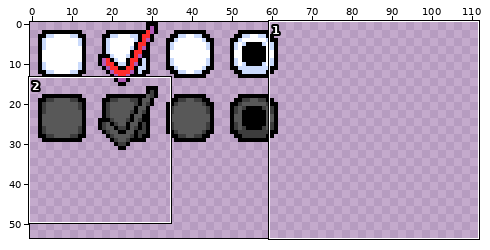
Sprite sheet -- Sprites/Editor/Theme.png. Above, an overview of the earlier version with the close-up marked.
Close-up. The starting point:
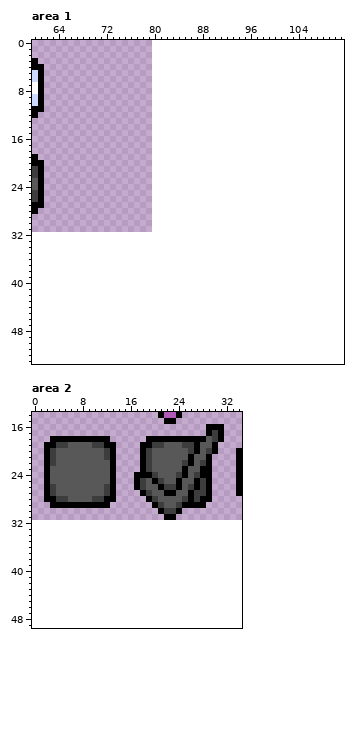
The file is 80x32 pixels. Shown: area 1: x 60..111, y 0..53; area 2: x 0..34, y 14..49. The old version is drawn lined up with the new one, on the new canvas. The wide view leaves out empty margins.
After:
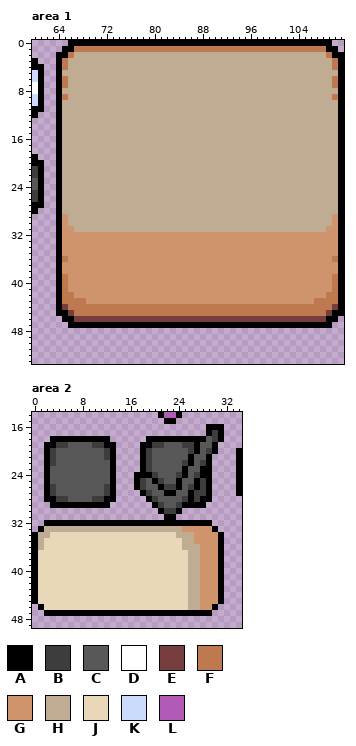
Palette (. is transparent): A #000000  B #3d3d3d  C #585858  D #ffffff  E #763e3e  F #be7a4e  G #d0946d  H #c0ab93  J #e9d8b7  K #cbdbfc  L #b15ab6
What changed:
canvas 80x32 -> 112x64
--- area 1
@@ x 60..111 @@
- 0 ....................................................
- 1 ....................................................
- 2 ....................................................
- 3 A...................................................
- 4 AA..................................................
- 5 KA..................................................
- 6 KA..................................................
- 7 DA..................................................
- 8 DA..................................................
- 9 KA..................................................
-10 KA..................................................
-11 AA..................................................
-12 A...................................................
-13 ....................................................
-14 ....................................................
-15 ....................................................
-16 ....................................................
-17 ....................................................
-18 ....................................................
-19 A...................................................
-20 AA..................................................
-21 BA..................................................
-22 BA..................................................
-23 CA..................................................
-24 CA..................................................
-25 BA..................................................
-26 BA..................................................
-27 AA..................................................
-28 A...................................................
-29 ....................................................
-30 ....................................................
-31 ....................................................
-32 ....................................................
-33 ....................................................
-34 ....................................................
-35 ....................................................
-36 ....................................................
-37 ....................................................
-38 ....................................................
-39 ....................................................
-40 ....................................................
-41 ....................................................
-42 ....................................................
-43 ....................................................
-44 ....................................................
-45 ....................................................
-46 ....................................................
-47 ....................................................
+ 0 ......AAAAAAAAAAAAAAAAAAAAAAAAAAAAAAAAAAAAAAAAAAAA..
+ 1 .....AAFFFFFFFFFFFFFFFFFFFFFFFFFFFFFFFFFFFFFFFFFFAA.
+ 2 ....AAFHHHHHHHHHHHHHHHHHHHHHHHHHHHHHHHHHHHHHHHHHHFAA
+ 3 A...AFHHHHHHHHHHHHHHHHHHHHHHHHHHHHHHHHHHHHHHHHHHHHFA
+ 4 AA..AFHHHHHHHHHHHHHHHHHHHHHHHHHHHHHHHHHHHHHHHHHHHHFA
+ 5 KA..AHHHHHHHHHHHHHHHHHHHHHHHHHHHHHHHHHHHHHHHHHHHHHHA
+ 6 KA..AFHHHHHHHHHHHHHHHHHHHHHHHHHHHHHHHHHHHHHHHHHHHHFA
+ 7 DA..AFHHHHHHHHHHHHHHHHHHHHHHHHHHHHHHHHHHHHHHHHHHHHFA
+ 8 DA..AHHHHHHHHHHHHHHHHHHHHHHHHHHHHHHHHHHHHHHHHHHHHHHA
+ 9 KA..AFHHHHHHHHHHHHHHHHHHHHHHHHHHHHHHHHHHHHHHHHHHHHFA
+10 KA..AHHHHHHHHHHHHHHHHHHHHHHHHHHHHHHHHHHHHHHHHHHHHHHA
+11 AA..AHHHHHHHHHHHHHHHHHHHHHHHHHHHHHHHHHHHHHHHHHHHHHHA
+12 A...AHHHHHHHHHHHHHHHHHHHHHHHHHHHHHHHHHHHHHHHHHHHHHHA
+13 ....AHHHHHHHHHHHHHHHHHHHHHHHHHHHHHHHHHHHHHHHHHHHHHHA
+14 ....AHHHHHHHHHHHHHHHHHHHHHHHHHHHHHHHHHHHHHHHHHHHHHHA
+15 ....AHHHHHHHHHHHHHHHHHHHHHHHHHHHHHHHHHHHHHHHHHHHHHHA
+16 ....AHHHHHHHHHHHHHHHHHHHHHHHHHHHHHHHHHHHHHHHHHHHHHHA
+17 ....AHHHHHHHHHHHHHHHHHHHHHHHHHHHHHHHHHHHHHHHHHHHHHHA
+18 ....AHHHHHHHHHHHHHHHHHHHHHHHHHHHHHHHHHHHHHHHHHHHHHHA
+19 A...AHHHHHHHHHHHHHHHHHHHHHHHHHHHHHHHHHHHHHHHHHHHHHHA
+20 AA..AHHHHHHHHHHHHHHHHHHHHHHHHHHHHHHHHHHHHHHHHHHHHHHA
+21 BA..AHHHHHHHHHHHHHHHHHHHHHHHHHHHHHHHHHHHHHHHHHHHHHHA
+22 BA..AHHHHHHHHHHHHHHHHHHHHHHHHHHHHHHHHHHHHHHHHHHHHHHA
+23 CA..AHHHHHHHHHHHHHHHHHHHHHHHHHHHHHHHHHHHHHHHHHHHHHHA
+24 CA..AHHHHHHHHHHHHHHHHHHHHHHHHHHHHHHHHHHHHHHHHHHHHHHA
+25 BA..AHHHHHHHHHHHHHHHHHHHHHHHHHHHHHHHHHHHHHHHHHHHHHHA
+26 BA..AHHHHHHHHHHHHHHHHHHHHHHHHHHHHHHHHHHHHHHHHHHHHHHA
+27 AA..AHHHHHHHHHHHHHHHHHHHHHHHHHHHHHHHHHHHHHHHHHHHHHHA
+28 A...AHHHHHHHHHHHHHHHHHHHHHHHHHHHHHHHHHHHHHHHHHHHHHHA
+29 ....AGHHHHHHHHHHHHHHHHHHHHHHHHHHHHHHHHHHHHHHHHHHHHGA
+30 ....AGHHHHHHHHHHHHHHHHHHHHHHHHHHHHHHHHHHHHHHHHHHHHGA
+31 ....AGGHHHHHHHHHHHHHHHHHHHHHHHHHHHHHHHHHHHHHHHHHHGGA
+32 ....AGGGGGGGGGGGGGGGGGGGGGGGGGGGGGGGGGGGGGGGGGGGGGGA
+33 ....AGGGGGGGGGGGGGGGGGGGGGGGGGGGGGGGGGGGGGGGGGGGGGGA
+34 ....AGGGGGGGGGGGGGGGGGGGGGGGGGGGGGGGGGGGGGGGGGGGGGGA
+35 ....AGGGGGGGGGGGGGGGGGGGGGGGGGGGGGGGGGGGGGGGGGGGGGGA
+36 ....AFGGGGGGGGGGGGGGGGGGGGGGGGGGGGGGGGGGGGGGGGGGGGFA
+37 ....AGGGGGGGGGGGGGGGGGGGGGGGGGGGGGGGGGGGGGGGGGGGGGGA
+38 ....AGGGGGGGGGGGGGGGGGGGGGGGGGGGGGGGGGGGGGGGGGGGGGGA
+39 ....AFGGGGGGGGGGGGGGGGGGGGGGGGGGGGGGGGGGGGGGGGGGGGFA
+40 ....AFGGGGGGGGGGGGGGGGGGGGGGGGGGGGGGGGGGGGGGGGGGGGFA
+41 ....AFGGGGGGGGGGGGGGGGGGGGGGGGGGGGGGGGGGGGGGGGGGGGFA
+42 ....AFFGGGGGGGGGGGGGGGGGGGGGGGGGGGGGGGGGGGGGGGGGGFFA
+43 ....AFFFFGGGGGGGGGGGGGGGGGGGGGGGGGGGGGGGGGGGGGGFFFFA
+44 ....AEFFFFFFFFFFFFFFFFFFFFFFFFFFFFFFFFFFFFFFFFFFFFEA
+45 ....AAEFFFFFFFFFFFFFFFFFFFFFFFFFFFFFFFFFFFFFFFFFFEAA
+46 .....AAEEEEEEEEEEEEEEEEEEEEEEEEEEEEEEEEEEEEEEEEEEAA.
+47 ......AAAAAAAAAAAAAAAAAAAAAAAAAAAAAAAAAAAAAAAAAAAA..
 48 ....................................................
--- area 2
@@ x 0..34 @@
 31 ......................AA...........
-32 ...................................
-33 ...................................
-34 ...................................
-35 ...................................
-36 ...................................
-37 ...................................
-38 ...................................
-39 ...................................
-40 ...................................
-41 ...................................
-42 ...................................
-43 ...................................
-44 ...................................
-45 ...................................
-46 ...................................
-47 ...................................
+32 ..AAAAAAAAAAAAAAAAAAAAAAAAAAAA.....
+33 .AHHHHHHHHHHHHHHHHHHHHHHHGGGGGA....
+34 AHHJJJJJJJJJJJJJJJJJJJJJHHHGGGGA...
+35 AHJJJJJJJJJJJJJJJJJJJJJJJHHGGGGA...
+36 AHJJJJJJJJJJJJJJJJJJJJJJJHHHGGGA...
+37 AJJJJJJJJJJJJJJJJJJJJJJJJJHHGGGA...
+38 AJJJJJJJJJJJJJJJJJJJJJJJJJHHGGGA...
+39 AJJJJJJJJJJJJJJJJJJJJJJJJJHHGGGA...
+40 AJJJJJJJJJJJJJJJJJJJJJJJJJHHGGGA...
+41 AJJJJJJJJJJJJJJJJJJJJJJJJJHHGGGA...
+42 AJJJJJJJJJJJJJJJJJJJJJJJJJHHGGGA...
+43 AJJJJJJJJJJJJJJJJJJJJJJJJJHHGGGA...
+44 AJJJJJJJJJJJJJJJJJJJJJJJJJHHGGGA...
+45 AJJJJJJJJJJJJJJJJJJJJJJJJJHHGGGA...
+46 .AJJJJJJJJJJJJJJJJJJJJJJJJHHGGA....
+47 ..AAAAAAAAAAAAAAAAAAAAAAAAAAAA.....
 48 ...................................
Pixel boxes of the changes (left, top, right, bottom) in both close-ups:
added: (56, 40, 344, 328)
added: (32, 520, 224, 616)
